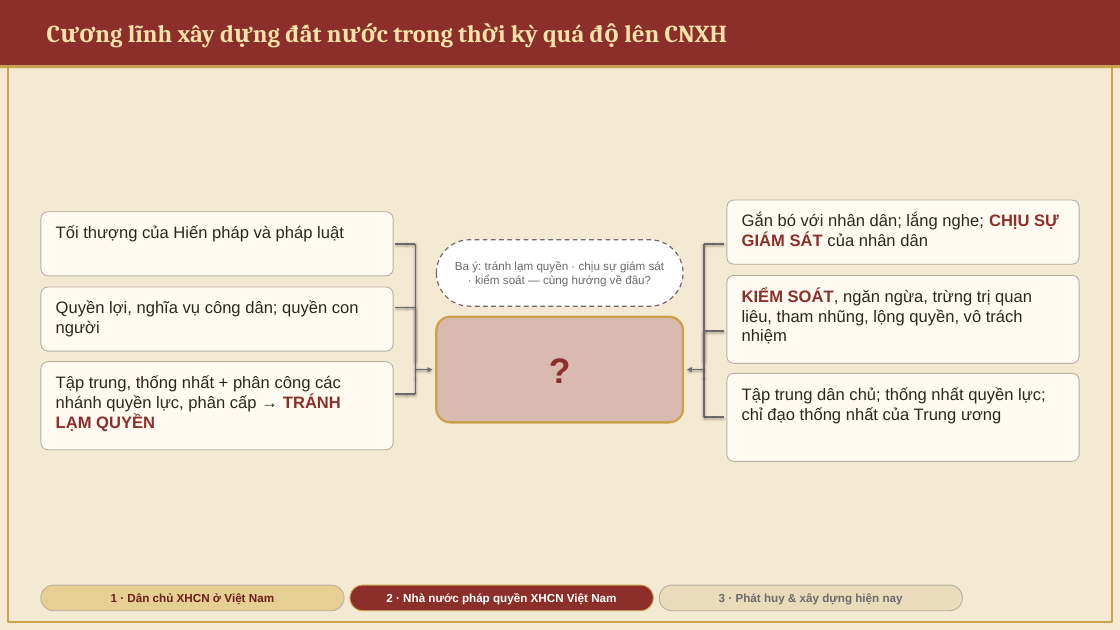
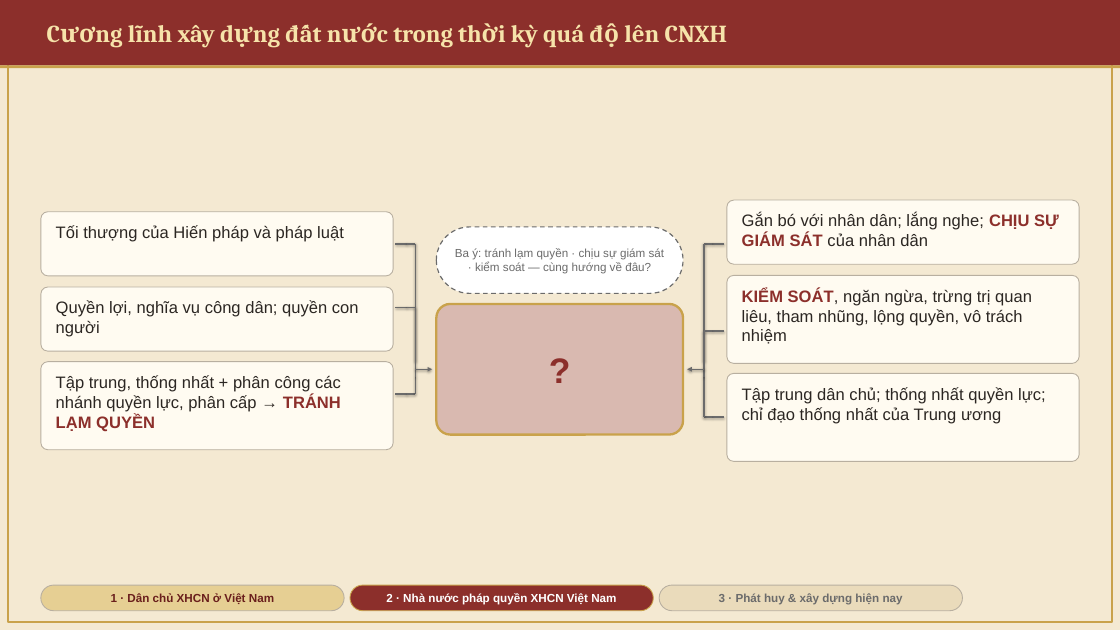
Before and after one commit to DatHoQuoc/mln122, a slide deck: slide 16 of mln133/MLN131_Chuong4_MucIII.pptx (slide 14 before the commit). Drawn at 1120x630 pixels with LibreOffice and Linux fonts; fonts in the diff are those of the drawing. Boxes give left, top, right and bottom in pixels: in the first picture for what was removed or moved away, otherwise in the second. Text is boxed around its words. In the diff, an @@ line names an element or a change of style, - is before the commit and + after.

```diff
--- a/mln133/MLN131_Chuong4_MucIII.pptx
+++ b/mln133/MLN131_Chuong4_MucIII.pptx
@@ rounded rectangle "Ba ý: tránh lạm quyền ...": place and size @@
-rounded rectangle "Ba ý: tránh lạm quyền ..." at box(436, 240, 683, 306)
+rounded rectangle "Ba ý: tránh lạm quyền ..." at box(436, 227, 683, 293)
@@ rounded rectangle "?": place and size @@
-rounded rectangle "?" at box(436, 317, 683, 423)
+rounded rectangle "?" at box(436, 304, 683, 435)
@@ rounded rectangle "?" at box(436, 304, 683, 435): proportions changed @@
```
Also in this commit, not shown: 5 other slides changed, 2 slides added, 6 other files.
